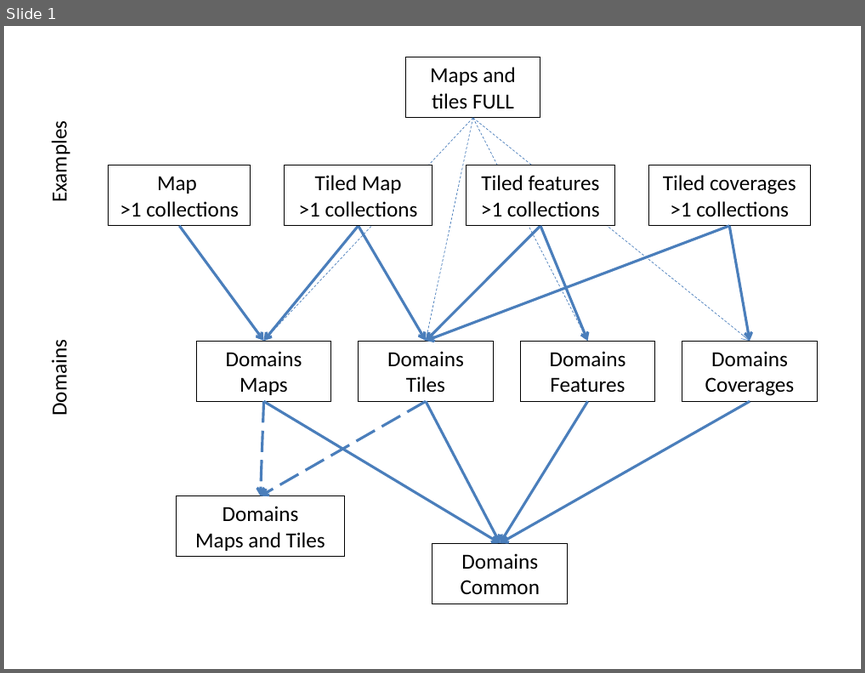
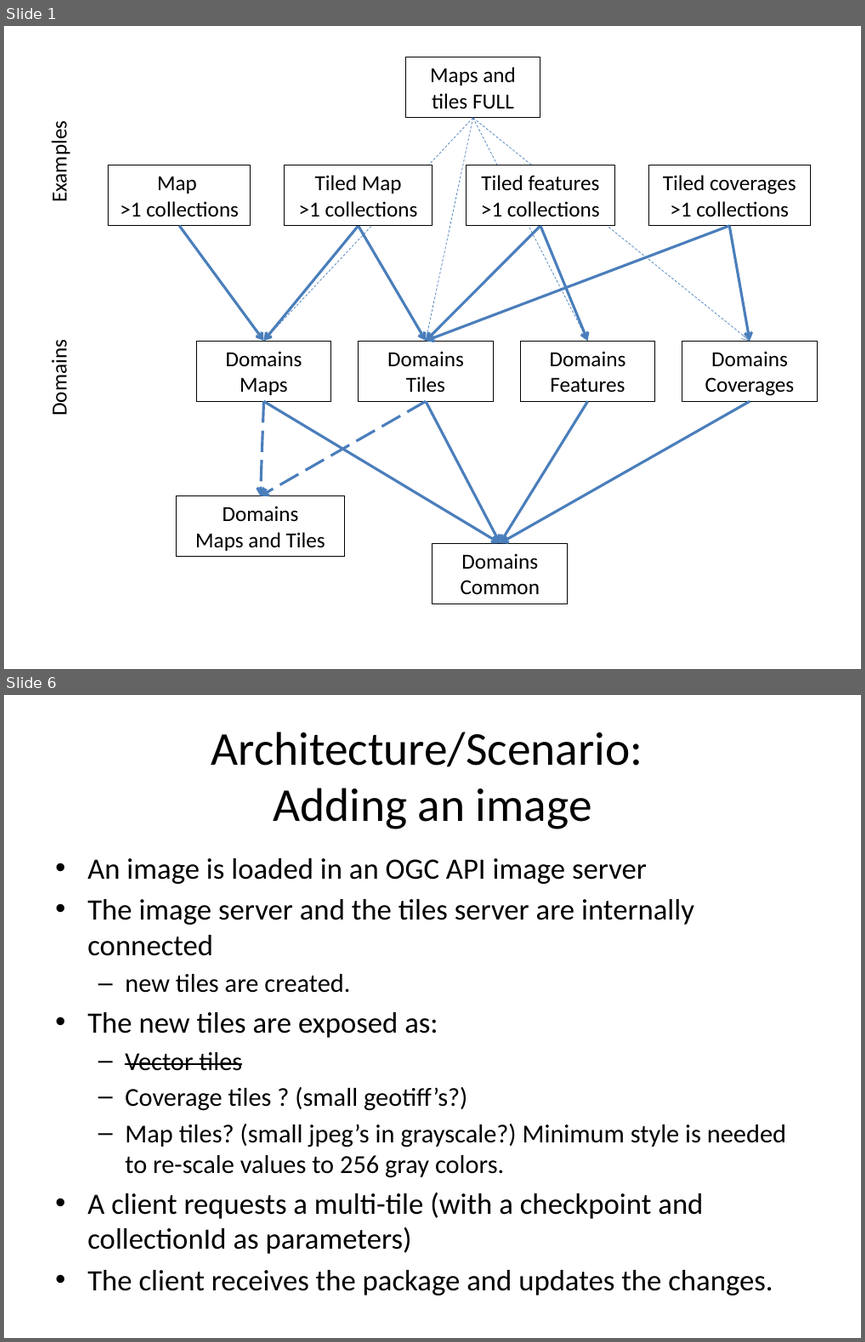
Before and after one commit to opengeospatial/ogcapi-maps, a slide deck: standard/images/diagrams.pptx. Shown one above the other, each under a label of ours: slide 1 before the commit, slides 1 and 6 after it; the slides between them are not shown. The pictures are 865x673 and 865x1342 pixels, drawn with LibreOffice and Linux fonts; fonts in the diff are those of the drawing. Boxes give left, top, right and bottom in pixels: in the first picture for what was removed or moved away, otherwise in the second. Text is boxed around its words. In the diff, an @@ line names an element or a change of style, - is before the commit and + after.

```diff
--- a/standard/images/diagrams.pptx
+++ b/standard/images/diagrams.pptx
@@ slide 6 added at <box>4,695,861,1338</box>, background #FFFFFF @@
@@ title added at <box>211,732,642,829</box>, 39.6 pt, text #000000 @@
+Architecture/Scenario:
+Adding an image
@@ text added at <box>87,858,786,1295</box>, 24.8 pt, text #000000 @@
+• An image is loaded in an OGC API image server
+• The image server and the tiles server are internally connected
+  – new tiles are created.
+• The new tiles are exposed as:
+  – Vector tiles
+  – Coverage tiles ? (small geotiff’s?)
+  – Map tiles? (small jpeg’s in grayscale?) Minimum style is needed to re-scale values to 256 gray colors.
+• A client requests a multi-tile (with a checkpoint and collectionId as parameters)
+• The client receives the package and updates the changes.
```
Also in this commit, not shown: 6 other slides added, 47 other files.
